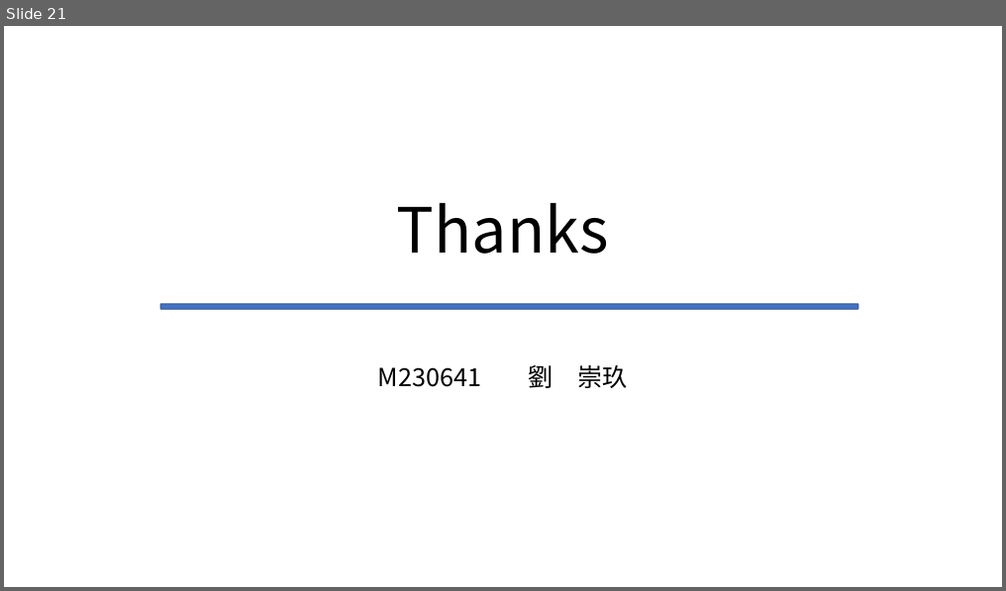
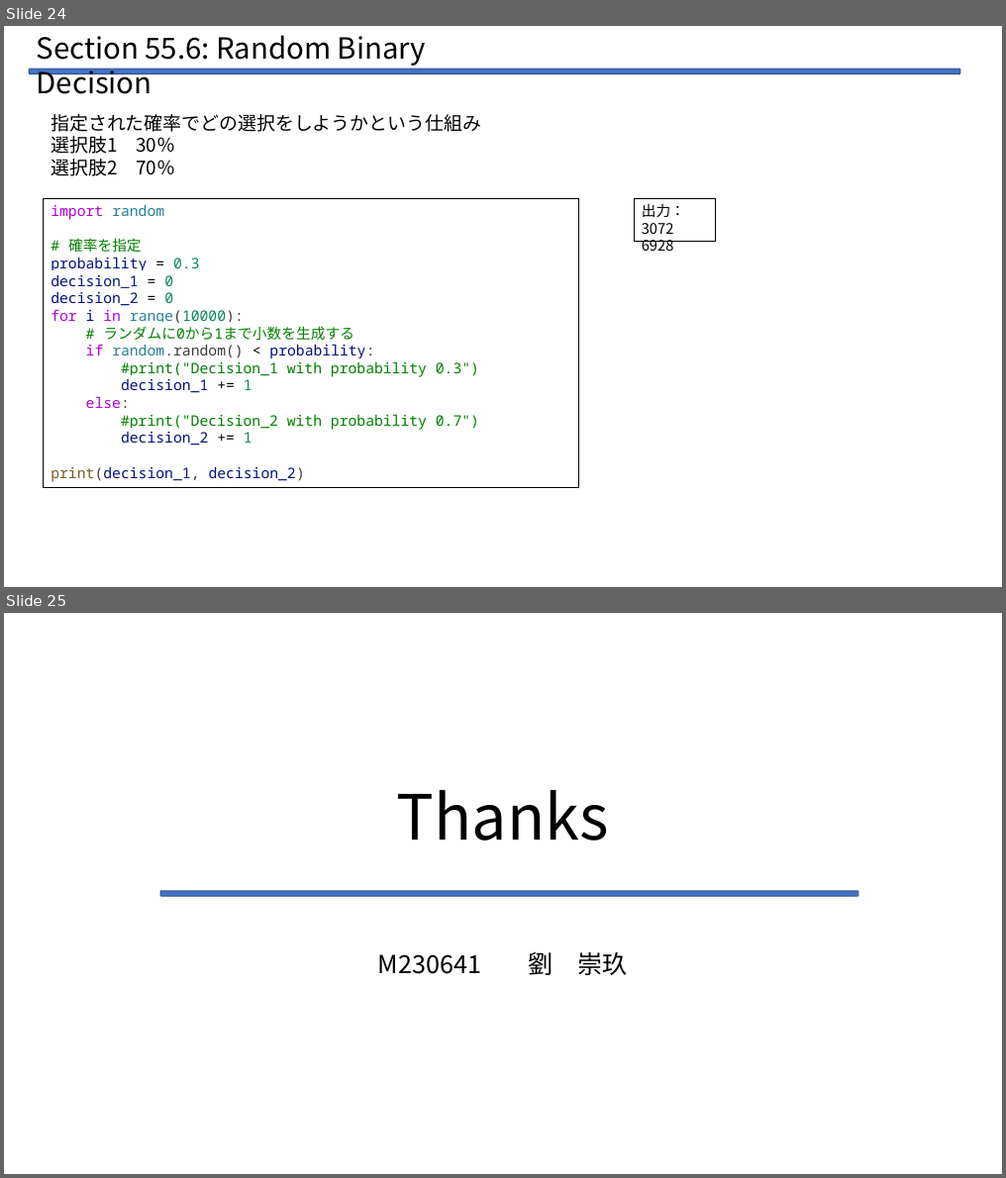
Before and after one commit to Legolas9999/zemi, a slide deck: lcj_zemi_python.pptx. Shown one above the other, each under a label of ours: slide 21 before the commit, slides 24 and 25 after it. The pictures are 1006x591 and 1006x1178 pixels, drawn with LibreOffice and Linux fonts; fonts in the diff are those of the drawing. Boxes give left, top, right and bottom in pixels: in the first picture for what was removed or moved away, otherwise in the second. Text is boxed around its words. In the diff, an @@ line names an element or a change of style, - is before the commit and + after.

```diff
--- a/lcj_zemi_python.pptx
+++ b/lcj_zemi_python.pptx
@@ slide 24 added at (4,26,1002,587), background #FFFFFF @@
@@ text added at (37,35,426,94), 28 pt, text #000000 @@
+Section 55.6: Random Binary Decision
@@ rounded rectangle added at (29,69,960,74), fill #4472C4, outline #325491 1 pt @@
@@ text added at (51,114,481,176), 18 pt, text #000000 @@
+指定された確率でどの選択をしようかという仕組み
+選択肢1 30％
+選択肢2 70％
@@ rectangle added at (44,198,580,488), outline #000000 0.75 pt, 14 pt, text #008000 @@
+import random
+# 確率を指定
+probability = 0.3
+decision_1 = 0
+decision_2 = 0
+for i in range(10000):
+# ランダムに0から1まで小数を生成する
+if random.random() < probability:
+#print("Decision_1 with probability 0.3")
+decision_1 += 1
+else:
+#print("Decision_2 with probability 0.7")
+decision_2 += 1
+print(decision_1, decision_2)
@@ rectangle added at (635,198,715,241), outline #000000 0.75 pt, 14 pt, text #000000 @@
+出力：
+3072 6928
@@ what was slide 21 is now slide 25 @@
```
Also in this commit, not shown: 1 slide changed, 4 other slides added, 1 slide removed, 1 other file.
